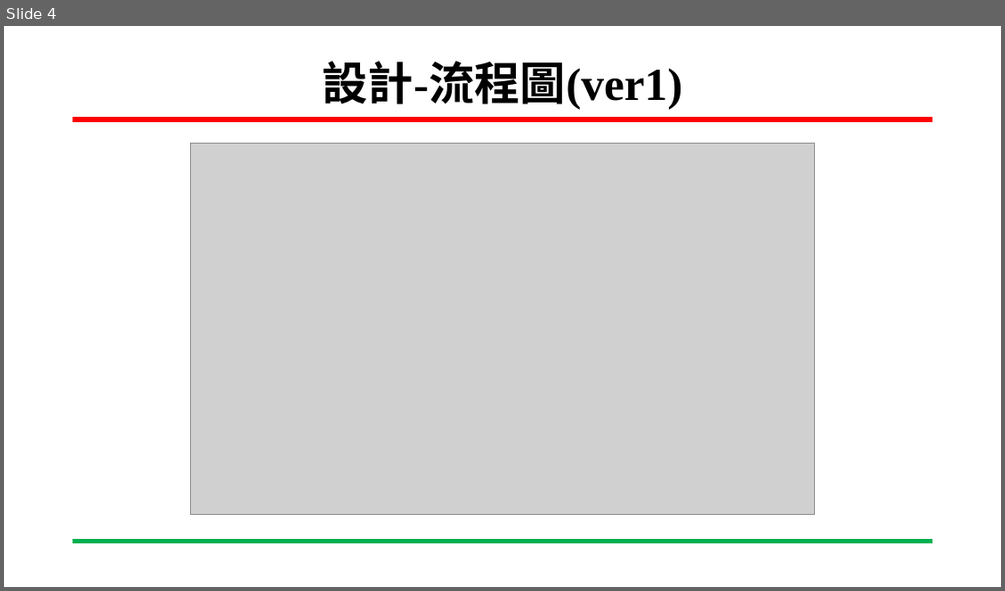
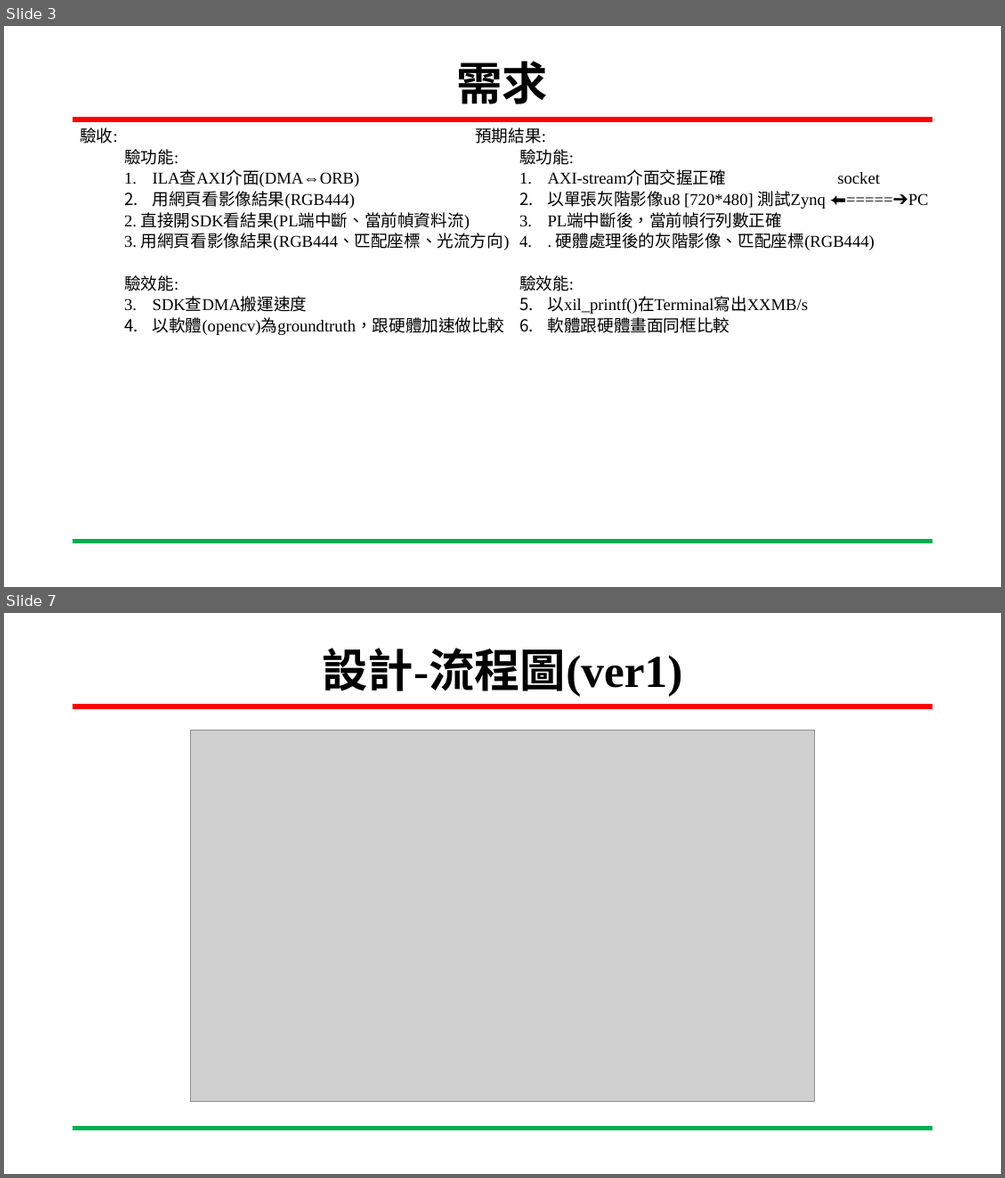
Before and after one commit to San-Zero/SOC_design_final_2023, a slide deck: documents/SOC_design_final.pptx. Shown one above the other, each under a label of ours: slide 4 before the commit, slides 3 and 7 after it; the slides between them are not shown. The pictures are 1005x591 and 1005x1178 pixels, drawn with LibreOffice and Linux fonts; fonts in the diff are those of the drawing; grey boxes stand for pictures; background and template pictures are left out. Boxes give left, top, right and bottom in pixels: in the first picture for what was removed or moved away, otherwise in the second. Text is boxed around its words. In the diff, an @@ line names an element or a change of style, - is before the commit and + after.

```diff
--- a/documents/SOC_design_final.pptx
+++ b/documents/SOC_design_final.pptx
@@ slide 3 added at (4,26,1001,587), background #FFFFFF; not listed: 2 template elements that a slide beside it also shows @@
@@ title added at (457,61,549,104), 44 pt, text #000000, bold @@
+需求
@@ text added at (80,127,510,335), 16 pt, text #000000 @@
+驗收:
+  驗功能:
+  1. ILA查AXI介面(DMA⇔ORB)
+  2. 用網頁看影像結果(RGB444)
+  2. 直接開SDK看結果(PL端中斷、當前幀資料流)
+  3. 用網頁看影像結果(RGB444、匹配座標、光流方向)
+  驗效能:
+  1. SDK查DMA搬運速度
+  2. 以軟體(opencv)為groundtruth，跟硬體加速做比較
@@ text added at (475,127,929,333), 16 pt, text #000000 @@
+預期結果:
+  驗功能:
+  1. AXI-stream介面交握正確 socket
+  2. 以單張灰階影像u8 [720*480] 測試Zynq ⬅=====➔PC
+  3. PL端中斷後，當前幀行列數正確
+  4. . 硬體處理後的灰階影像、匹配座標(RGB444)
+  驗效能:
+  1. 以xil_printf()在Terminal寫出XXMB/s
+  2. 軟體跟硬體畫面同框比較
@@ what was slide 4 is now slide 7 @@
```
Also in this commit, not shown: 12 slides changed, 7 other slides added, 1 slide removed, 2 other files.
